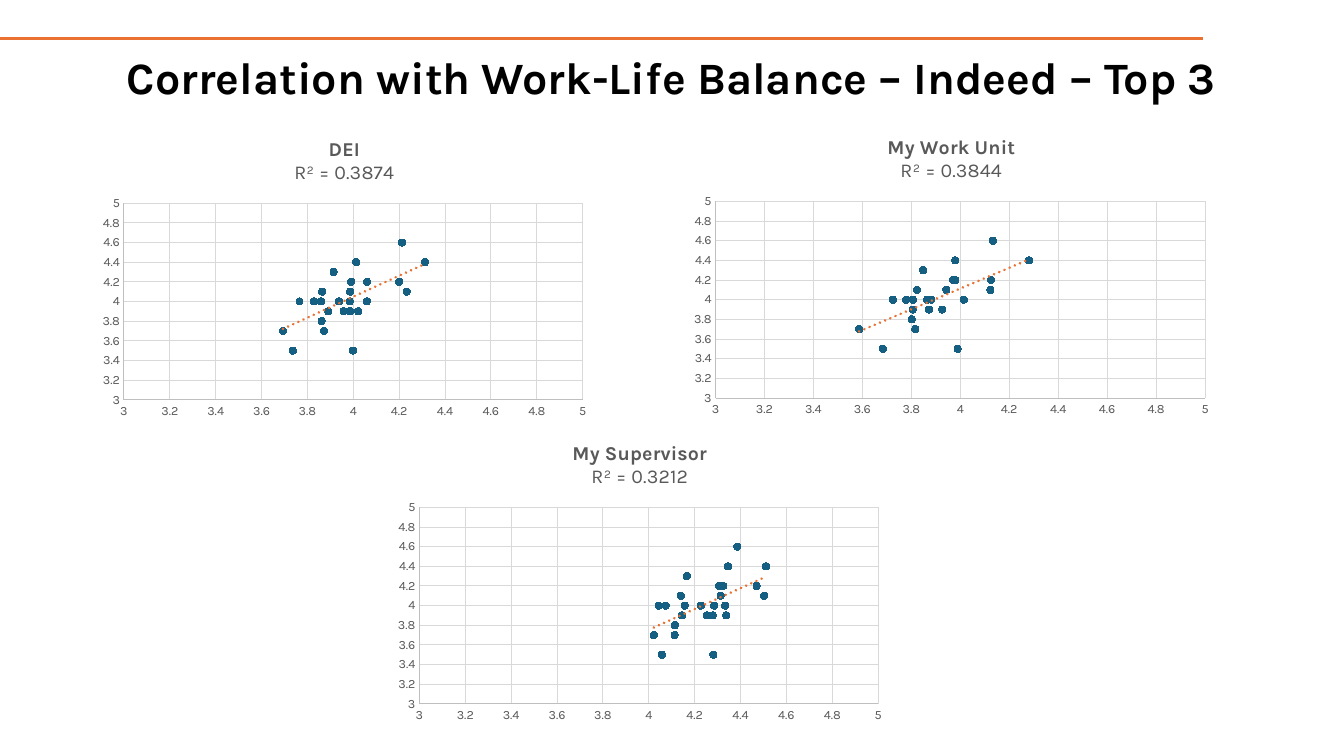
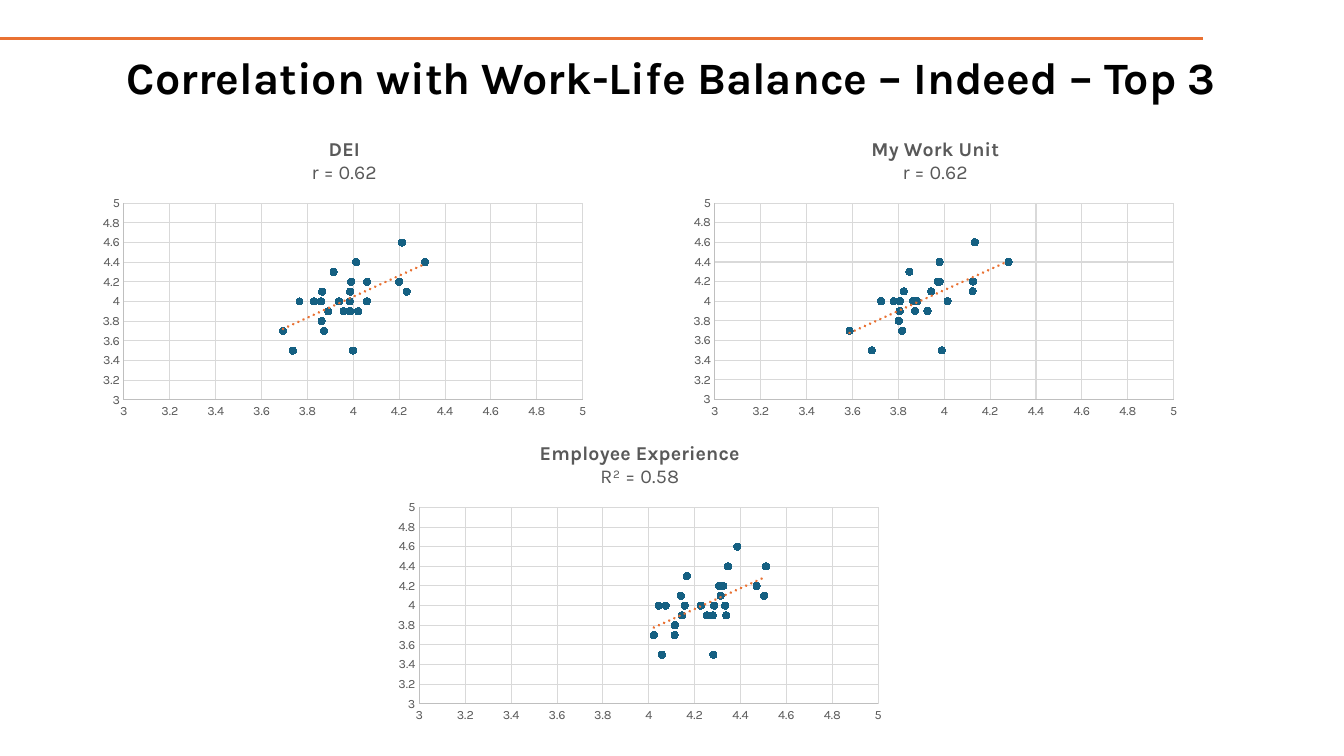
Before and after one commit to aaron-hollinger/federal_employee_job_satisfaction, a slide deck: slide 17 of presentation/FinalPresentation.pptx. Drawn at 1344x756 pixels with LibreOffice and Linux fonts; fonts in the diff are those of the drawing. Boxes give left, top, right and bottom in pixels: in the first picture for what was removed or moved away, otherwise in the second. Text is boxed around its words. In the diff, an @@ line names an element or a change of style, - is before the commit and + after.

```diff
--- a/presentation/FinalPresentation.pptx
+++ b/presentation/FinalPresentation.pptx
@@ scatter chart at bbox=[93, 122, 597, 424] @@
@@ title "DEI R² = 0.3874 " to "DEI r = 0.62 " @@
@@ scatter chart at bbox=[684, 122, 1188, 424] @@
@@ title "My Work Unit R² = 0.3844 " to "My Work Unit r = 0.62 " @@
@@ scatter chart: place and size @@
-scatter chart at bbox=[684, 120, 1220, 422]
+scatter chart at bbox=[684, 122, 1188, 424]
@@ scatter chart at bbox=[388, 426, 892, 729] @@
@@ title "My Supervisor R² = 0.3212 " to "Employee Experience R² = 0.58 " @@
```
Also in this commit, not shown: 4 other slides changed.
